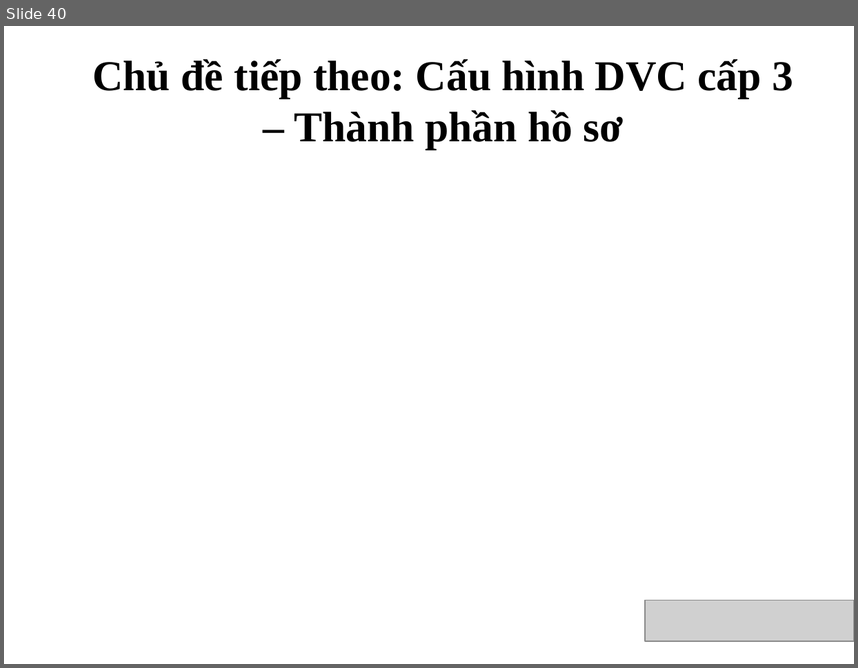
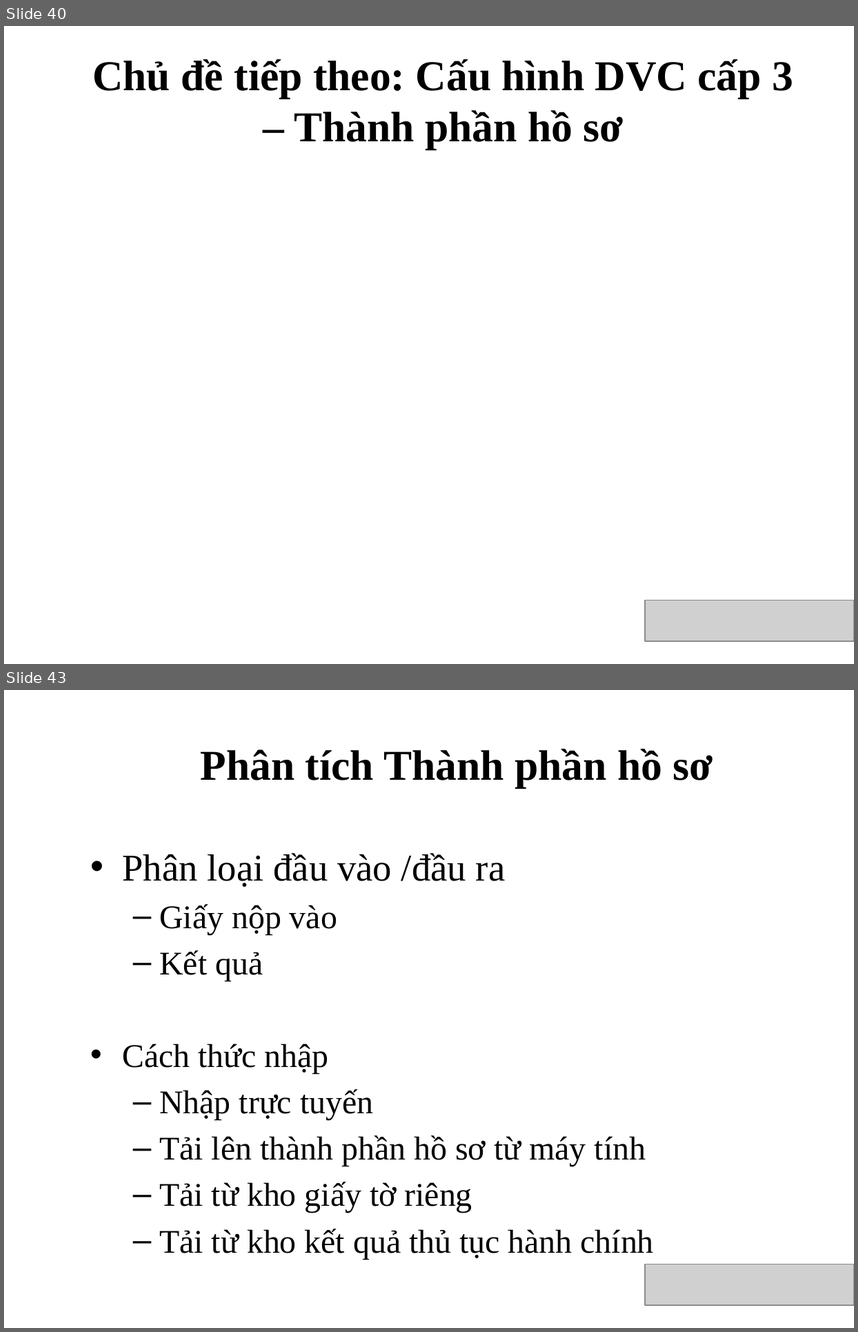
Before and after one commit to VietOpenCPS/training, a slide deck: 082016_Conference_OpenCPS_details.pptx. Shown one above the other, each under a label of ours: slide 40 before the commit, slides 40 and 43 after it; the slides between them are not shown. The pictures are 858x668 and 858x1332 pixels, drawn with LibreOffice and Linux fonts; fonts in the diff are those of the drawing; grey boxes stand for pictures; background and template pictures are left out. Boxes give left, top, right and bottom in pixels: in the first picture for what was removed or moved away, otherwise in the second. Text is boxed around its words. In the diff, an @@ line names an element or a change of style, - is before the commit and + after.

```diff
--- a/082016_Conference_OpenCPS_details.pptx
+++ b/082016_Conference_OpenCPS_details.pptx
@@ slide 43 added at [4, 690, 854, 1328], background picture (left out) @@
@@ text added at [201, 749, 713, 788], 36 pt, text #000000, bold @@
+Phân tích Thành phần hồ sơ
@@ text added at [122, 853, 654, 1259], 28 pt, text #000000 @@
+• Phân loại đầu vào /đầu ra
+  – Giấy nộp vào
+  – Kết quả
+• Cách thức nhập
+  – Nhập trực tuyến
+  – Tải lên thành phần hồ sơ từ máy tính
+  – Tải từ kho giấy tờ riêng
+  – Tải từ kho kết quả thủ tục hành chính
@@ picture added at [645, 1264, 854, 1305] @@
```
Also in this commit, not shown: 20 other slides added.
